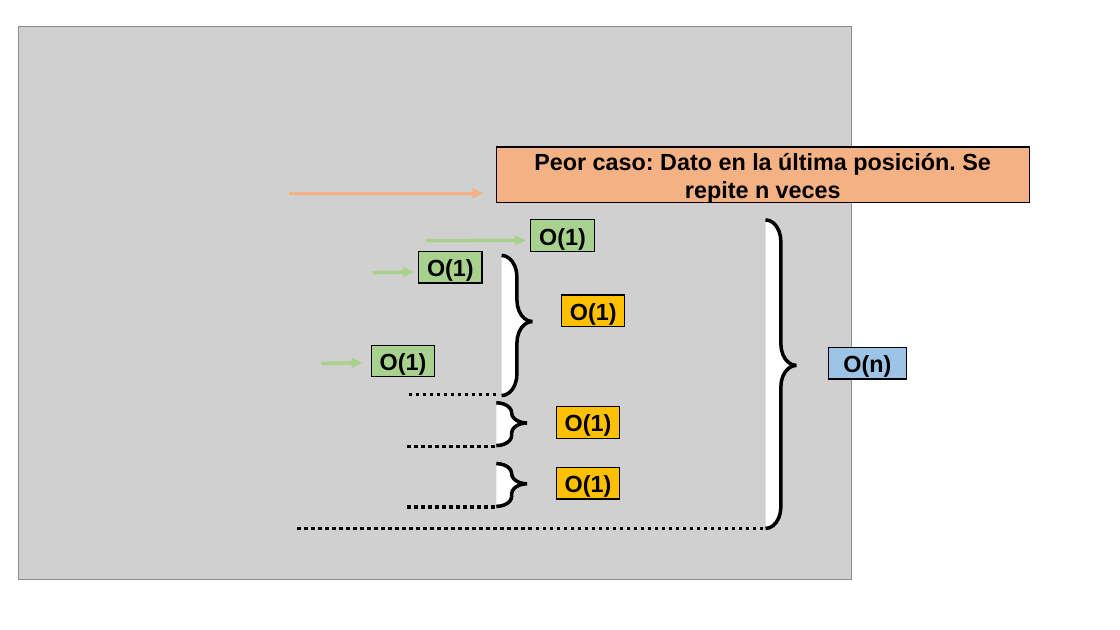
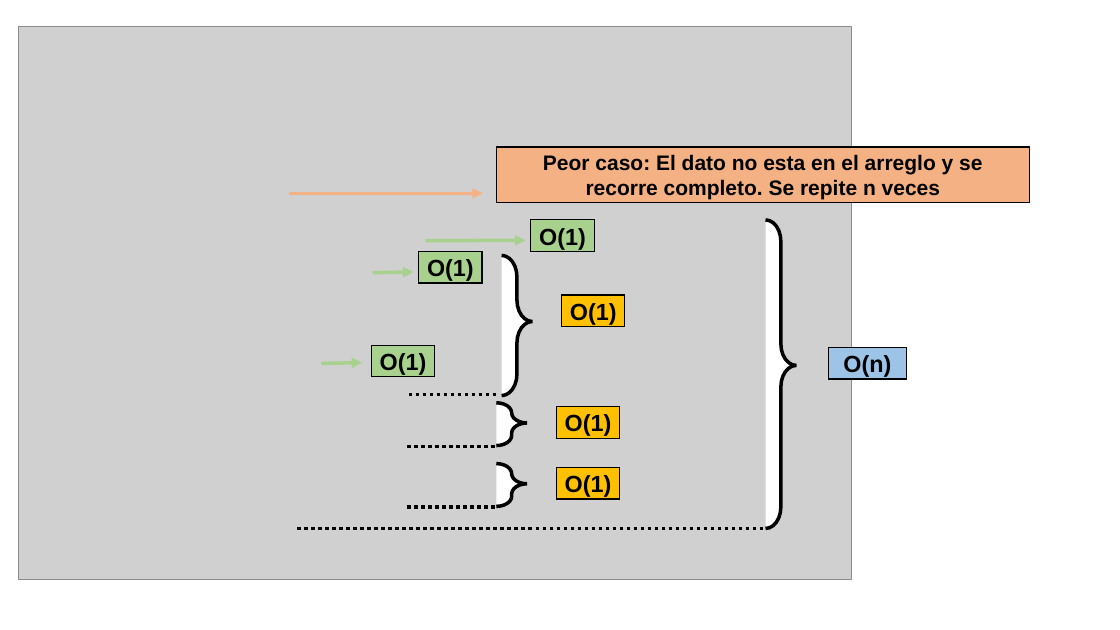
Before and after one commit to brokenerk/Analisis-Algoritmos, a slide deck: slide 1 of Practica2/AnalisisCotas.pptx. Drawn at 1120x630 pixels with LibreOffice and Linux fonts; fonts in the diff are those of the drawing; grey boxes stand for pictures. Boxes give left, top, right and bottom in pixels: in the first picture for what was removed or moved away, otherwise in the second. Text is boxed around its words. In the diff, an @@ line names an element or a change of style, - is before the commit and + after.

Commit message:
corregido analisis binaria xd

```diff
--- a/Practica2/AnalisisCotas.pptx
+++ b/Practica2/AnalisisCotas.pptx
@@ text in rectangle at (543,154,982,200): text changed; size 20 to 18 pt @@
-Peor caso: Dato en la última posición. Se repite n veces
+Peor caso: El dato no esta en el arreglo y se recorre completo. Se repite n veces
```
